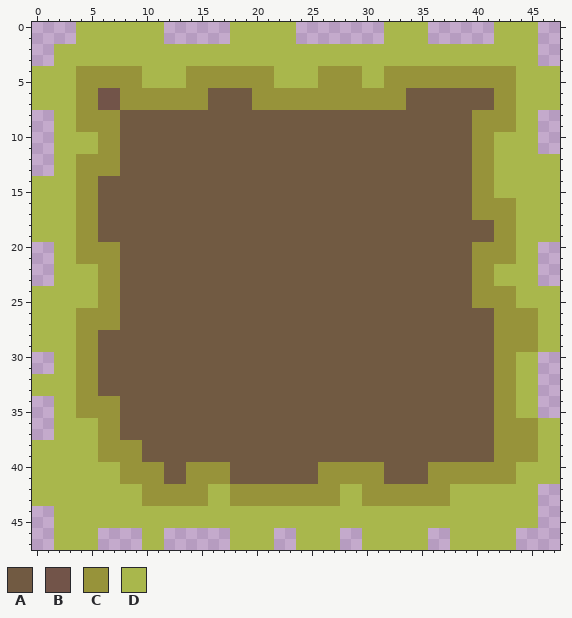
Pixel-art sprite -- core/assets/grass.png. The first picture shows the starting point.
The file is 48x48 pixels.
Palette (. is transparent): A #715a42  B #725449  C #97933a  D #a9b74c
Pixels before, first column x 0:
 0 ....DDDDDDDD......DDDDDD........DDDD......DDDD..
 1 ....DDDDDDDD......DDDDDD........DDDD......DDDD..
 2 ..DDDDDDDDDDDDDDDDDDDDDDDDDDDDDDDDDDDDDDDDDDDD..
 3 ..DDDDDDDDDDDDDDDDDDDDDDDDDDDDDDDDDDDDDDDDDDDD..
 4 DDDDCCCCCCDDDDCCCCCCCCDDDDCCCCDDCCCCCCCCCCCCDDDD
 5 DDDDCCCCCCDDDDCCCCCCCCDDDDCCCCDDCCCCCCCCCCCCDDDD
 6 DDDDCCBBCCCCCCCCAAAACCCCCCCCCCCCCCAAAAAAAACCDDDD
 7 DDDDCCBBCCCCCCCCAAAACCCCCCCCCCCCCCAAAAAAAACCDDDD
 8 ..DDCCCCAAAAAAAAAAAAAAAAAAAAAAAAAAAAAAAACCCCDD..
 9 ..DDCCCCAAAAAAAAAAAAAAAAAAAAAAAAAAAAAAAACCCCDD..
10 ..DDDDCCAAAAAAAAAAAAAAAAAAAAAAAAAAAAAAAACCDDDD..
11 ..DDDDCCAAAAAAAAAAAAAAAAAAAAAAAAAAAAAAAACCDDDD..
12 ..DDCCCCAAAAAAAAAAAAAAAAAAAAAAAAAAAAAAAACCDDDDDD
13 ..DDCCCCAAAAAAAAAAAAAAAAAAAAAAAAAAAAAAAACCDDDDDD
14 DDDDCCAAAAAAAAAAAAAAAAAAAAAAAAAAAAAAAAAACCDDDDDD
15 DDDDCCAAAAAAAAAAAAAAAAAAAAAAAAAAAAAAAAAACCDDDDDD
16 DDDDCCAAAAAAAAAAAAAAAAAAAAAAAAAAAAAAAAAACCCCDDDD
17 DDDDCCAAAAAAAAAAAAAAAAAAAAAAAAAAAAAAAAAACCCCDDDD
18 DDDDCCAAAAAAAAAAAAAAAAAAAAAAAAAAAAAAAAAAAACCDDDD
19 DDDDCCAAAAAAAAAAAAAAAAAAAAAAAAAAAAAAAAAAAACCDDDD
20 ..DDCCCCAAAAAAAAAAAAAAAAAAAAAAAAAAAAAAAACCCCDD..
21 ..DDCCCCAAAAAAAAAAAAAAAAAAAAAAAAAAAAAAAACCCCDD..
22 ..DDDDCCAAAAAAAAAAAAAAAAAAAAAAAAAAAAAAAACCDDDD..
23 ..DDDDCCAAAAAAAAAAAAAAAAAAAAAAAAAAAAAAAACCDDDD..
24 DDDDDDCCAAAAAAAAAAAAAAAAAAAAAAAAAAAAAAAACCCCDDDD
25 DDDDDDCCAAAAAAAAAAAAAAAAAAAAAAAAAAAAAAAACCCCDDDD
26 DDDDCCCCAAAAAAAAAAAAAAAAAAAAAAAAAAAAAAAAAACCCCDD
27 DDDDCCCCAAAAAAAAAAAAAAAAAAAAAAAAAAAAAAAAAACCCCDD
28 DDDDCCAAAAAAAAAAAAAAAAAAAAAAAAAAAAAAAAAAAACCCCDD
29 DDDDCCAAAAAAAAAAAAAAAAAAAAAAAAAAAAAAAAAAAACCCCDD
30 ..DDCCAAAAAAAAAAAAAAAAAAAAAAAAAAAAAAAAAAAACCDD..
31 ..DDCCAAAAAAAAAAAAAAAAAAAAAAAAAAAAAAAAAAAACCDD..
32 DDDDCCAAAAAAAAAAAAAAAAAAAAAAAAAAAAAAAAAAAACCDD..
33 DDDDCCAAAAAAAAAAAAAAAAAAAAAAAAAAAAAAAAAAAACCDD..
34 ..DDCCCCAAAAAAAAAAAAAAAAAAAAAAAAAAAAAAAAAACCDD..
35 ..DDCCCCAAAAAAAAAAAAAAAAAAAAAAAAAAAAAAAAAACCDD..
36 ..DDDDCCAAAAAAAAAAAAAAAAAAAAAAAAAAAAAAAAAACCCCDD
37 ..DDDDCCAAAAAAAAAAAAAAAAAAAAAAAAAAAAAAAAAACCCCDD
38 DDDDDDCCCCAAAAAAAAAAAAAAAAAAAAAAAAAAAAAAAACCCCDD
39 DDDDDDCCCCAAAAAAAAAAAAAAAAAAAAAAAAAAAAAAAACCCCDD
40 DDDDDDDDCCCCAACCCCAAAAAAAACCCCCCAAAACCCCCCCCDDDD
41 DDDDDDDDCCCCAACCCCAAAAAAAACCCCCCAAAACCCCCCCCDDDD
42 DDDDDDDDDDCCCCCCDDCCCCCCCCCCDDCCCCCCCCDDDDDDDD..
43 DDDDDDDDDDCCCCCCDDCCCCCCCCCCDDCCCCCCCCDDDDDDDD..
44 ..DDDDDDDDDDDDDDDDDDDDDDDDDDDDDDDDDDDDDDDDDDDD..
45 ..DDDDDDDDDDDDDDDDDDDDDDDDDDDDDDDDDDDDDDDDDDDD..
46 ..DDDD....DD......DDDD..DDDD..DDDDDD..DDDDDD....
47 ..DDDD....DD......DDDD..DDDD..DDDDDD..DDDDDD....
After:
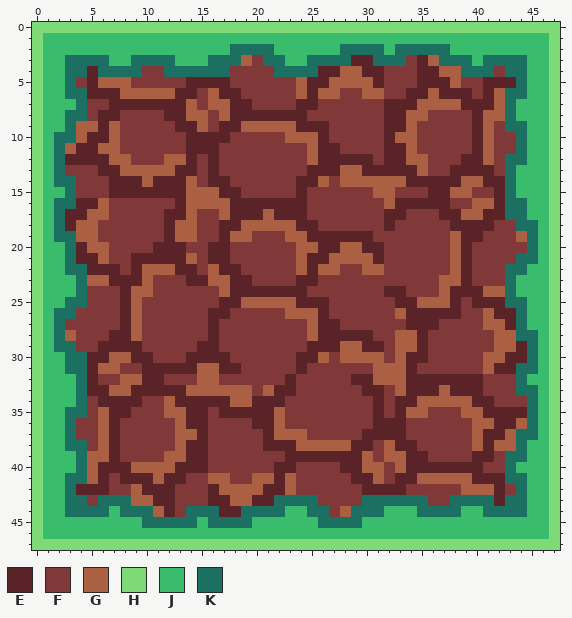
Colours new in this view: E #592328  F #803838  G #ab6044  H #7ed977  J #39bd6d  K #1b7062
Edits made:
Changed rows in their new state; - is an unchanged pixel.
first column x 0:
 0 HHHHHHHHHHHHHHHHHHHHHHHHHHHHHHHHHHHHHHHHHHHHHHHH
 1 HJJJJJJJJJJJJJJJJJJJJJJJJJJJJJJJJJJJJJJJJJJJJJJH
 2 HJJJJJJJJJJJJJJJJJKKKKJJJJJJKKKKJKKKKKJJJJJJJJJH
 3 HJJKKKKJJKKKKJJJKKKGFKKJJKKKKEEKKKFEGKKKJKKKKJJH
 4 HJJKKEKKKKFFKKKKKKFFFFKKKKEEGGEEFFFEEGGKKKFKKJJH
 5 HJJKFEGGGFFFFFEEEEFFFFFFGEEGGGGEFFFEEEGFFEEEKJJH
 6 HJJKKEEEGGGGGEEFGEEFFFFFGEGGFFGGFFEEGEEEFEGKKJJH
 7 HJJJKFFEEEEEEEGFGGEEFFFFEEFFFFFFEEEGGGGEEEGKJJJH
 8 HJJKKFEEFFFFEEGGFGEEEEEEEFFFFFFFEEGGFFFFEGGKJJJH
 9 HJJKGGEGFFFFFEEGFEEGGGGGEEEFFFFFEEGFFFFFEGFKKJJH
10 HJKKGEEGFFFFFFEEEEFFFFFGGGEFFFFFEGGFFFFFEGFFKJJH
11 HJKGEEGGFFFFFFEEEFFFFFFFFGEEFFFFEEGFFFFFEGFFKJJH
12 HJKEEEEGGFFFGGEFEFFFFFFFFGEEEEEFEEGGFFFEEGFKKJJH
13 HJKFFFEEGGGGGEEFEFFFFFFFFEEEGGEEEEEGFFEEEEFKJJJH
14 HJKKFFFEEEGEEEGFEEFFFFFFEEGFGGGGGGEEEEEGGEEKJJJH
15 HJJKFFFEEEEEEEGGGEEFFFFFEFFFFFFGGFFFEEGGFFEKJJJH
16 HJKKEEGFFFFFFEGGGGEEEEEEEFFFFFFFGEEEEEFFGGEKKJJH
17 HJKEEGGFFFFFEEGFFGEEEGEEEFFFFFFFEEFFFEEGGEEKKJJH
18 HJKEGGFFFFFFEGGFFEEGGGGGEEFFFFFFEFFFFFEEEEFFKKJH
19 HJKKGGFFFFFFEGGFFEGGFFFGGEEEEEEFFFFFFFGEEFFFGKJH
20 HJJKEGGFFFFEEEFFEEFFFFFFGGEEGGEEFFFFFFGEFFFFFKJH
21 HJJKEEGFFEEEEEGFEEFFFFFFGEEGGGGEFFFFFFGEFFFFKKJH
22 HJJKKEEEFEGGGEEFGEEFFFFFGEGGFFGGFFFFFFGEFFFKKJJH
23 HJJJKGGEEEGFFFEEGGEEFFFFEEFFFFFFFFFFFGGEFFFKJJJH
24 HJJJKFFFEGGFFFFFFGEEEEEEEFFFFFFFEEFFFGEEEGGKJJJH
25 HJJKKFFFEGFFFFFFFEEGGGGGEEEFFFFFFEEGGGEFEEEKKJJH
26 HJKKFFFFEGFFFFFFEEFFFFFGGGEFFFFFFGEEEEEFFGEEKJJH
27 HJKFFFFFEGFFFFFFEFFFFFFFFGEEFFFFFFEEEFFFFGGEKJJH
28 HJKGFFFEEGFFFFFFEFFFFFFFFGEEEEEFFGGEFFFFFFGGKKJH
29 HJKKFFEEEEFFFFFEEFFFFFFFFEEEGGEEFGGEFFFFFFGGEKJH
30 HJJKKEEGGEEFFFEEEEFFFFFFEEGFGGGGFGEEFFFFFGGEEKJH
31 HJJKKEGGFFEEEEEGGEEFFFFFEFFFFFFGGGEFFFFFFGEEKKJH
32 HJJJKEFFGGEEFFFGGFFFFFFEFFFFFEEGGGEEEEEEEFFFKJJH
33 HJJJKEEGGEEEEEGGGGGGFGEEFFFFFFEEFGEEEGEEEFFFKKJH
34 HJJJKFEEEEFFGEEEEEGGEEEFFFFFFFFEFEEGGGGGEEFFFKJH
35 HJJKKFGEEFFFGGEEFEEEEEGFFFFFFFFEFEGGFFFGGEEEEKJH
36 HJJKFFGEFFFFFGEEFFFFEEGFFFFFFFFEEEFFFFFFGGEEGKJH
37 HJJKFFGEFFFFFGGEFFFFFEGGGFFFFFEEEEFFFFFFGEEGKKJH
38 HJJKKFGEFFFFFGEEFFFFFEEEGGGGGEEFGEEFFFFFGEGGKJJH
39 HJJJKGGEFFFFGGEEFFFFFFFEEEEEEEGFGGEEFFFFEEFKKJJH
40 HJJJKGEEEGGGGEEEFFFFFFEEFFFFEEGGFGEEEEEEEFFKJJJH
41 HJJKKGEFEEEGEEFFGGFFGGEGFFFFFEEGFEEGGGGGEEEKKJJH
42 HJJKEEEFFGEEEFFFEGGGGEEGFFFFFFEEEEFFFFFGGGEFKJJH
43 HJJKKFKKKGGEEFFFEEGGEEKKKKFFFFKKKKKKFFKKKKEKKJJH
44 HJJKKKKJKKKGEFKKKEEKKKKJJKKFGKKKJJJKKKKJJKKKKJJH
45 HJJJJJJJJJKKKKKJKKKKJJJJJJKKKKJJJJJJJJJJJJJJJJJH
46 HJJJJJJJJJJJJJJJJJJJJJJJJJJJJJJJJJJJJJJJJJJJJJJH
47 HHHHHHHHHHHHHHHHHHHHHHHHHHHHHHHHHHHHHHHHHHHHHHHH
